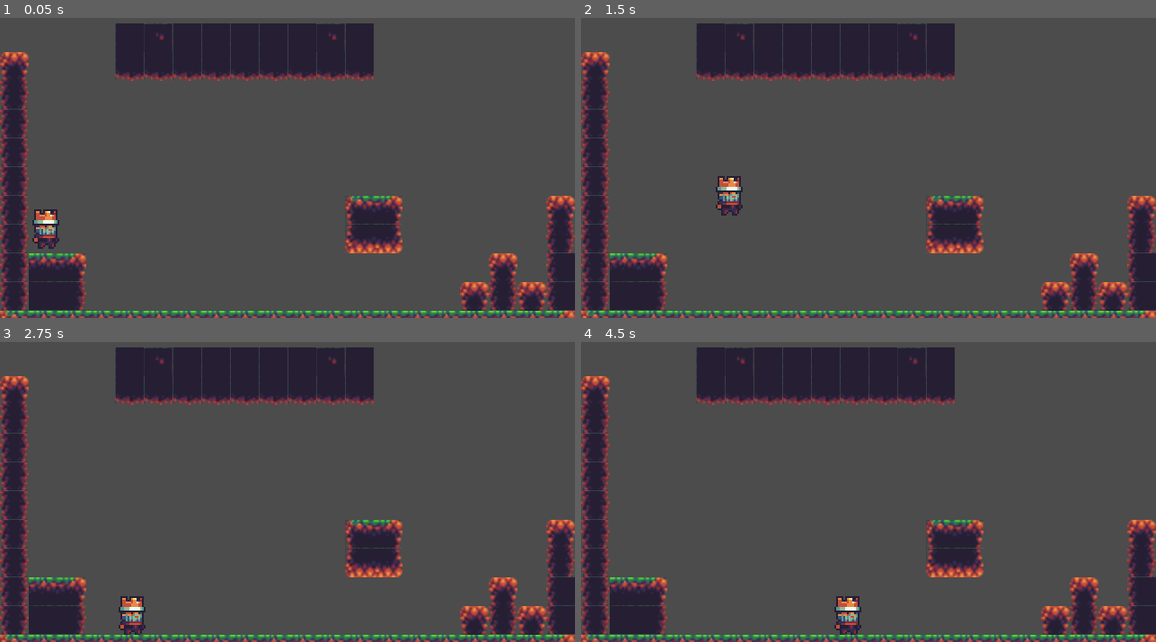
Above: before the commit, frames 1-4 (two rows, left to right).
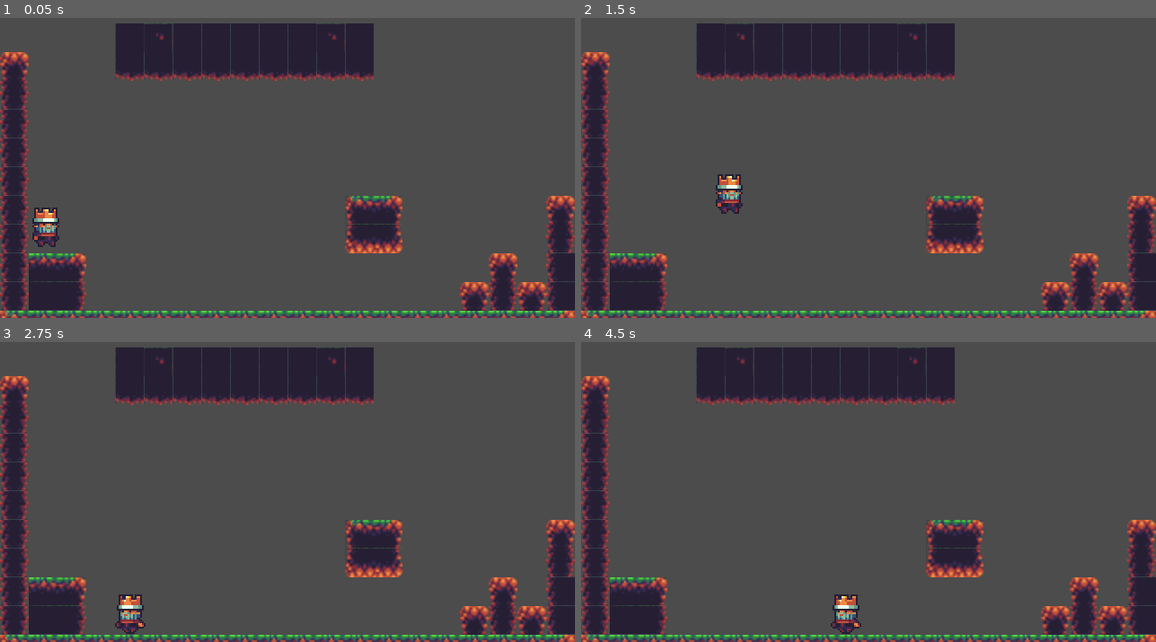
Above: after the commit, the same moments.

Repository: alan1tavares/lab-godot
Game: Godot game, scene res://FaseUma.tscn
Two runs of this game, one before a commit and one after it. Both use one fixed random seed, a clock stepped at 60 frames per second and the inputs below.
Inputs:
- Up to frame 1 (0.05 s): no input
- Up to frame 2 (1.5 s): tap Enter at 0.5 s; hold Right (ui_right) from 0.53 s (still down); tap Up (ui_up) at 0.77 s
- Up to frame 3 (2.75 s): tap Up (ui_up) at 1.52 s; release Right (ui_right) at 2.03 s; hold Left (ui_left) from 2.03 s (still down)
- Up to frame 4 (4.5 s): release Left (ui_left) at 2.78 s; hold Right (ui_right) 2.78-4.28 s; tap Up (ui_up) at 3.02, 3.77 s; hold Left (ui_left) from 4.28 s (still down)

The runs differ from the first frame. In frame 1, 0.4% of the frame differs, in the area x 5-11%, y 63-77%; in frame 2, 0.4%; in frame 3, 0.5%, in the area x 20-26%, y 84-98%; in frame 4, 0.5%.

Commit message:
JogoPlataforma   Implementado as animações de correr, pular e idle.

Diff:
--- a/GamePlataforma/Jogador.gd
+++ b/GamePlataforma/Jogador.gd
@@ -4,6 +4,9 @@
 const GRAVIDADE = 10;
 const PULO_FORCA = -250;
 const CHAO = Vector2(0, -1);
+
+const NAO_ESPELHAR = Vector2(1, 1);
+const ESPELHAR = Vector2(-1, 1);
 
 var velocidade = Vector2();
 
@@ -12,10 +15,16 @@
 func _physics_process(delta):
 	if Input.is_action_pressed("ui_right"):
 		velocidade.x = SPEED;
+		$AnimationPlayer.play("run");
+		$Sprite.scale = NAO_ESPELHAR;
 	elif Input.is_action_pressed("ui_left"):
 		velocidade.x = -SPEED;
+		$AnimationPlayer.play("run");
+		$Sprite.scale = ESPELHAR;
 	else:
 		velocidade.x = 0;
+		if is_on_floor():
+			$AnimationPlayer.play("idle");
 
 	podePular = Input.is_action_pressed("ui_up") and is_on_floor();
 
@@ -24,4 +33,10 @@
 
 	velocidade.y += GRAVIDADE;
 
+	if not(is_on_floor()):
+		if velocidade.y < 0:
+			$AnimationPlayer.play("jump");
+		else:
+			$AnimationPlayer.play("fall");
+
 	velocidade = move_and_slide(velocidade, CHAO);
--- a/GamePlataforma/Jogador.tscn
+++ b/GamePlataforma/Jogador.tscn
@@ -6,7 +6,75 @@
 [sub_resource type="RectangleShape2D" id=1]
 extents = Vector2( 6, 10.61 )
 
+[sub_resource type="Animation" id=2]
+resource_name = "fall"
+length = 0.1
+loop = true
+tracks/0/type = "value"
+tracks/0/path = NodePath("Sprite:frame")
+tracks/0/interp = 1
+tracks/0/loop_wrap = true
+tracks/0/imported = false
+tracks/0/enabled = true
+tracks/0/keys = {
+"times": PoolRealArray( 0 ),
+"transitions": PoolRealArray( 1 ),
+"update": 1,
+"values": [ 29 ]
+}
+
+[sub_resource type="Animation" id=3]
+resource_name = "idle"
+length = 0.1
+loop = true
+tracks/0/type = "value"
+tracks/0/path = NodePath("Sprite:frame")
+tracks/0/interp = 1
+tracks/0/loop_wrap = true
+tracks/0/imported = false
+tracks/0/enabled = true
+tracks/0/keys = {
+"times": PoolRealArray( 0 ),
+"transitions": PoolRealArray( 1 ),
+"update": 1,
+"values": [ 23 ]
+}
+
+[sub_resource type="Animation" id=4]
+resource_name = "jump"
+length = 0.1
+tracks/0/type = "value"
+tracks/0/path = NodePath("Sprite:frame")
+tracks/0/interp = 1
+tracks/0/loop_wrap = true
+tracks/0/imported = false
+tracks/0/enabled = true
+tracks/0/keys = {
+"times": PoolRealArray( 0 ),
+"transitions": PoolRealArray( 1 ),
+"update": 1,
+"values": [ 28 ]
+}
+
+[sub_resource type="Animation" id=5]
+resource_name = "run"
+length = 0.4
+loop = true
+tracks/0/type = "value"
+tracks/0/path = NodePath("Sprite:frame")
+tracks/0/interp = 1
+tracks/0/loop_wrap = true
+tracks/0/imported = false
+tracks/0/enabled = true
+tracks/0/keys = {
+"times": PoolRealArray( 0, 0.1, 0.2, 0.3 ),
+"transitions": PoolRealArray( 1, 1, 1, 1 ),
+"update": 1,
+"values": [ 37, 38, 39, 40 ]
+}
+
 [node name="Jogador" type="KinematicBody2D"]
+z_index = -29
 script = ExtResource( 1 )
 __meta__ = {
 "_edit_group_": true
@@ -17,7 +85,7 @@
 texture = ExtResource( 2 )
 vframes = 4
 hframes = 23
-frame = 23
+frame = 37
 region_rect = Rect2( 0, 0, 32, 32 )
 __meta__ = {
 "_edit_group_": true
@@ -26,3 +94,9 @@
 [node name="CollisionShape2D" type="CollisionShape2D" parent="."]
 position = Vector2( 0, 5.61 )
 shape = SubResource( 1 )
+
+[node name="AnimationPlayer" type="AnimationPlayer" parent="."]
+anims/fall = SubResource( 2 )
+anims/idle = SubResource( 3 )
+anims/jump = SubResource( 4 )
+anims/run = SubResource( 5 )
Not shown: 1 places in GamePlataforma/Jogador.tscn that only renumber resources
